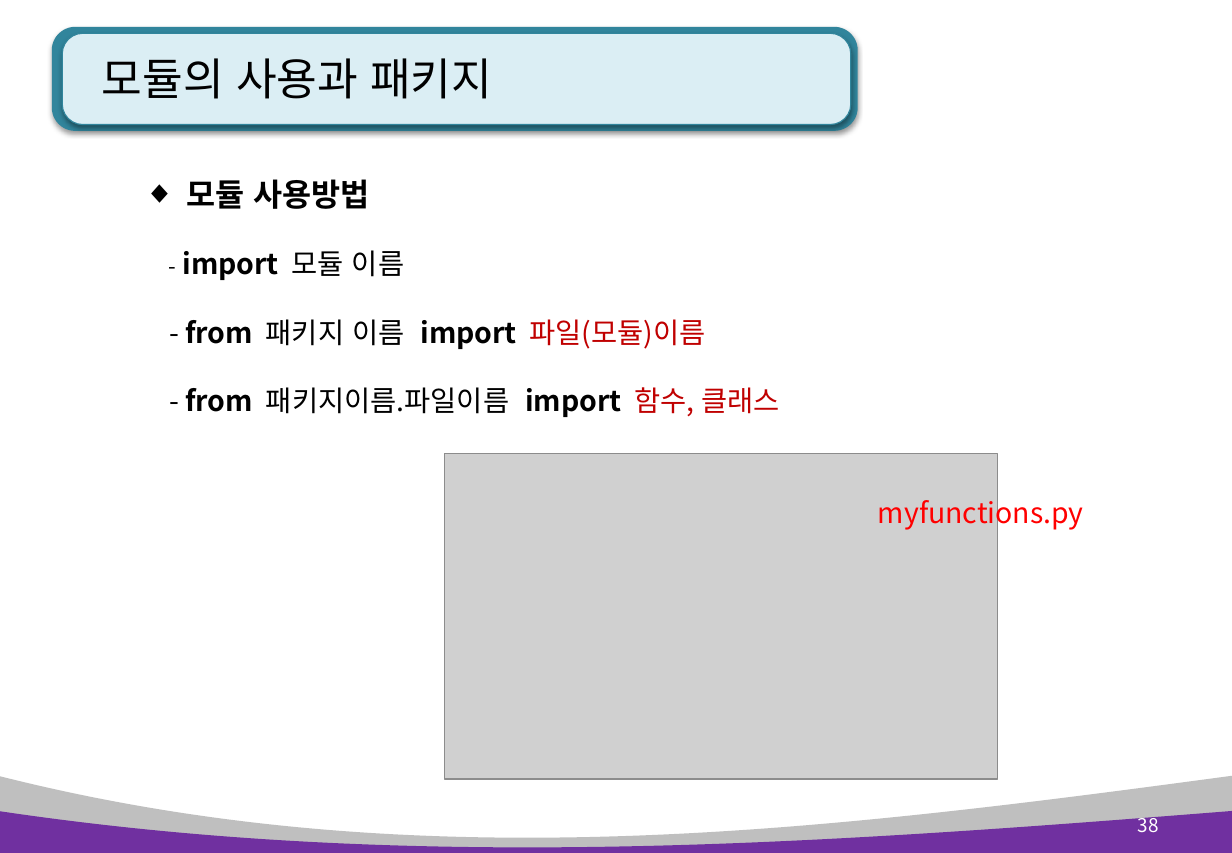
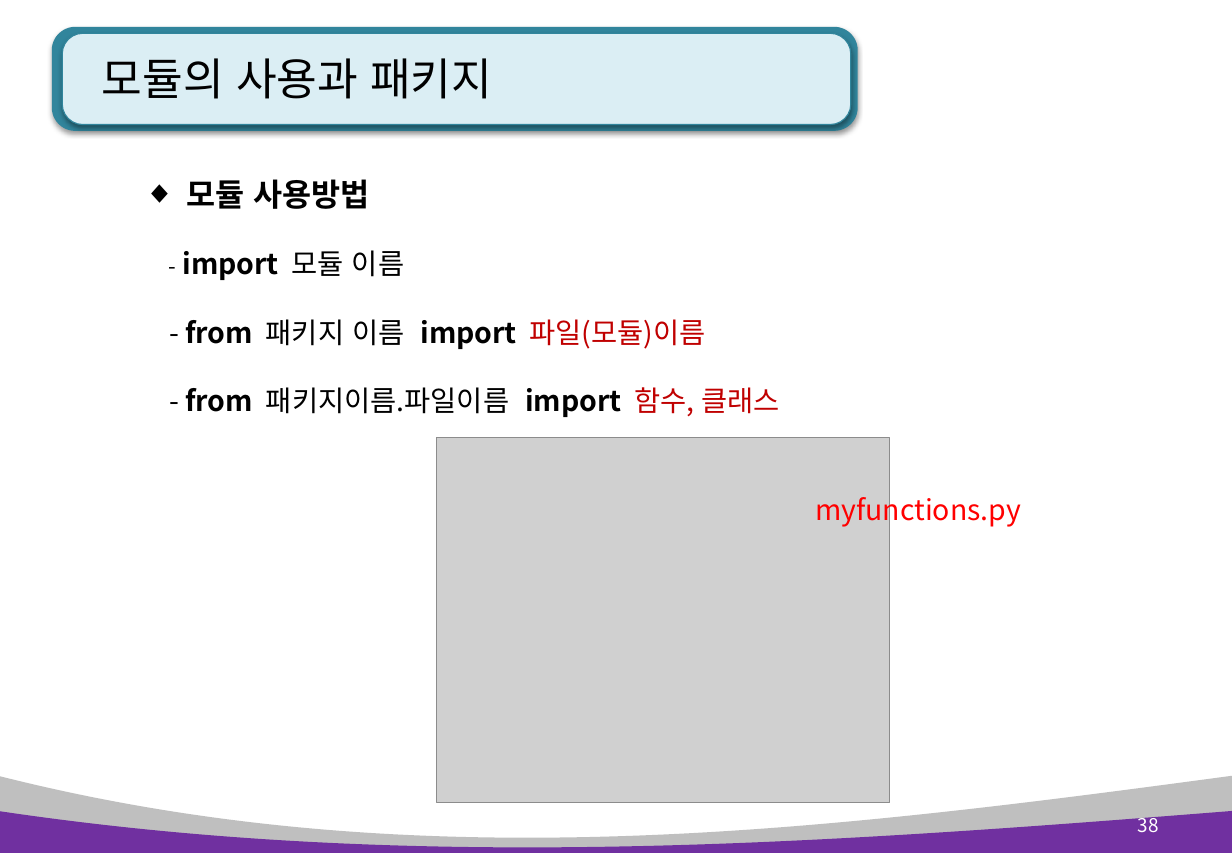
Before and after one commit to kiyongee2/green_project_web, a slide deck: slide 38 of python_ppt/Python 6장. 모듈 .pptx. Drawn at 1232x853 pixels with LibreOffice and Linux fonts; fonts in the diff are those of the drawing; grey boxes stand for pictures. Boxes give left, top, right and bottom in pixels: in the first picture for what was removed or moved away, otherwise in the second. Text is boxed around its words. In the diff, an @@ line names an element or a change of style, - is before the commit and + after.

```diff
--- a/python_ppt/Python 6장. 모듈 .pptx
+++ b/python_ppt/Python 6장. 모듈 .pptx
@@ picture: place and size @@
-picture at box(445, 454, 998, 779)
+picture at box(437, 438, 890, 803)
@@ text "myfunctions.py": place and size @@
-text "myfunctions.py" at box(878, 494, 1084, 530)
+text "myfunctions.py" at box(815, 491, 1021, 527)
```
Also in this commit, not shown: 4 other slides changed, 2 other files.
